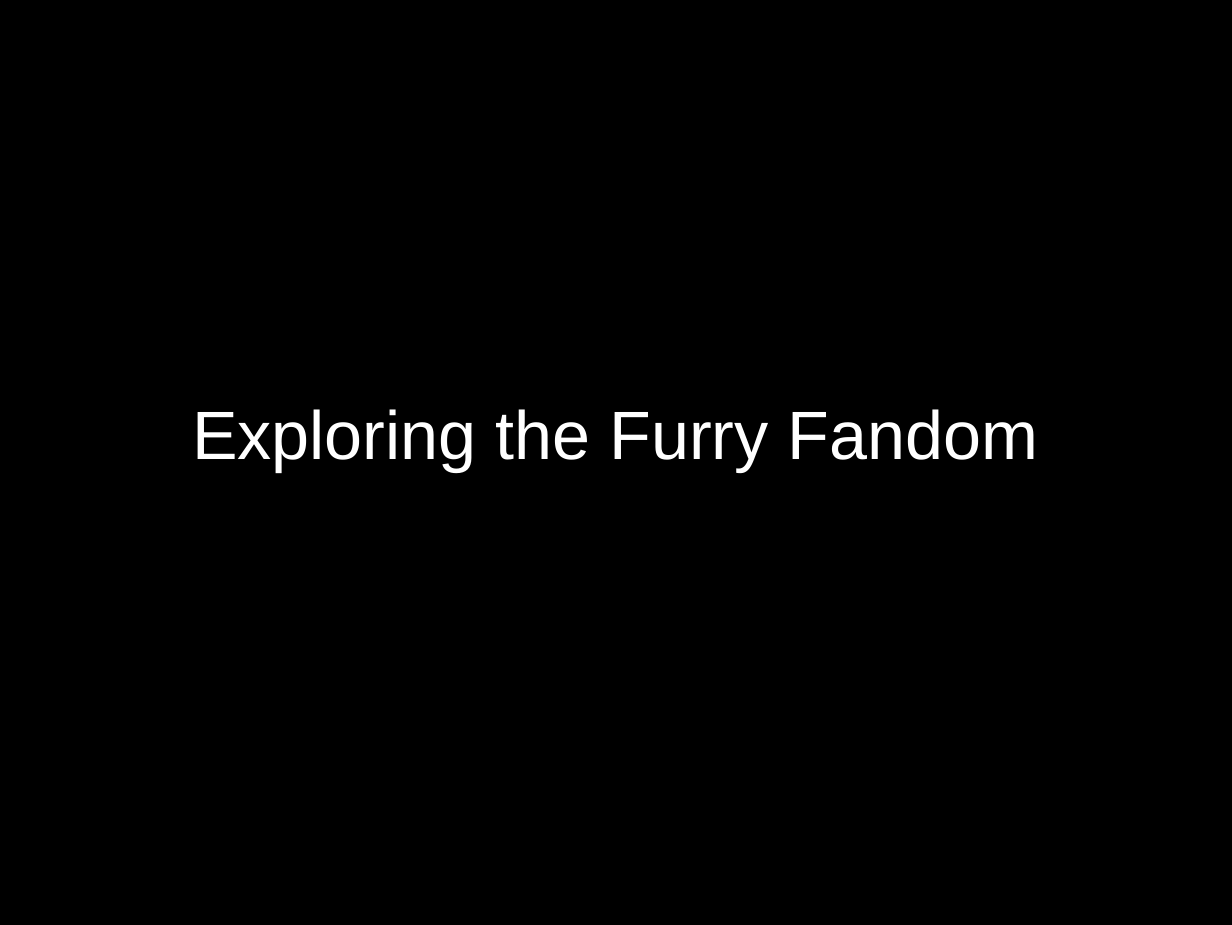
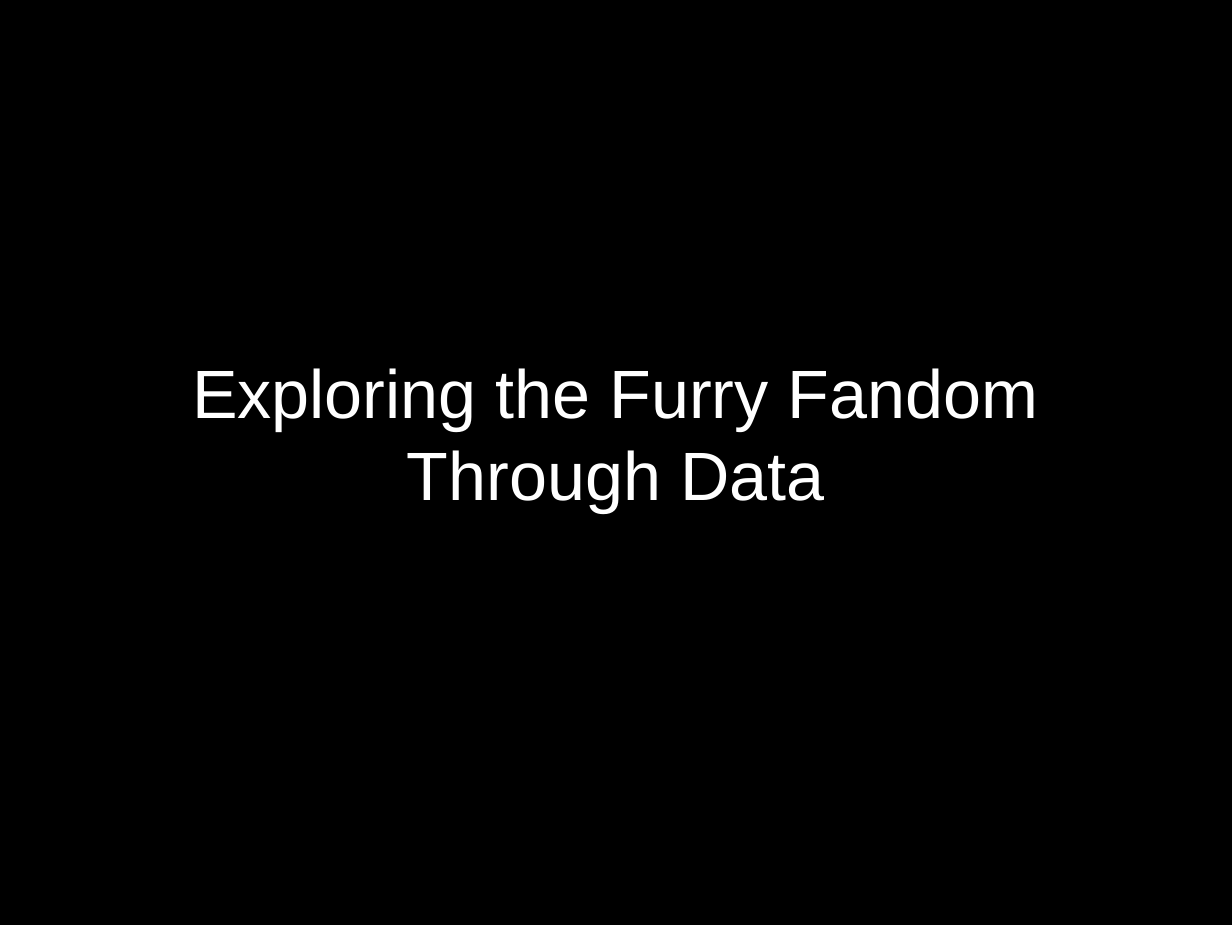
Before and after one commit to adjspecies/exploring-the-fandom-through-data, a slide deck: slide 1 of slides.odp. Drawn at 1232x925 pixels with LibreOffice and Linux fonts; fonts in the diff are those of the drawing. Boxes give left, top, right and bottom in pixels: in the first picture for what was removed or moved away, otherwise in the second. Text is boxed around its words. In the diff, an @@ line names an element or a change of style, - is before the commit and + after.

Commit message:
Updating using furry survey data for the last five years.

```diff
--- a/slides.odp
+++ b/slides.odp
@@ title at <box>192,368,1038,513</box>: text changed @@
-Exploring the Furry Fandom
+Exploring the Furry Fandom
+Through Data
```
Also in this commit, not shown: 4 other slides changed, 8 slides added, 17 other files.
